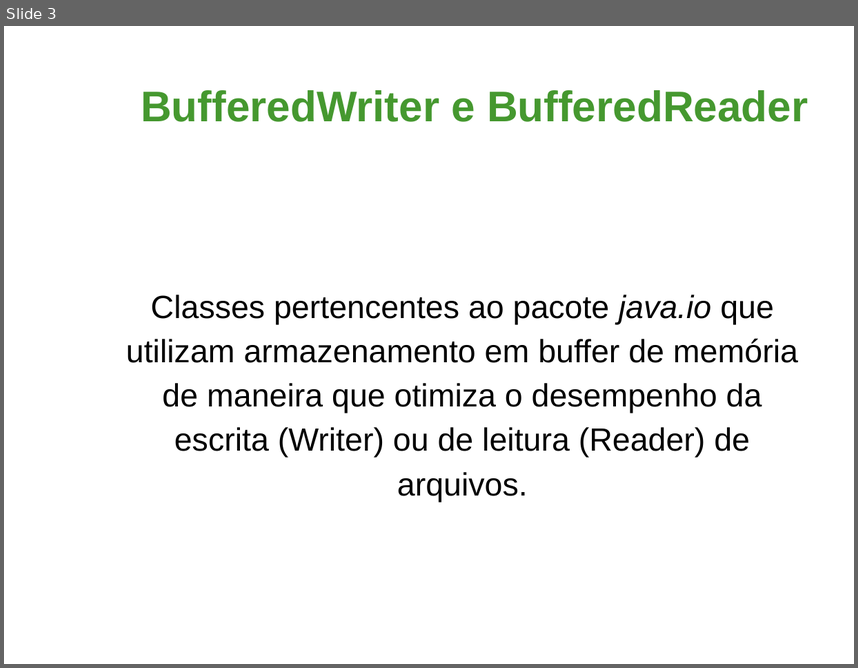
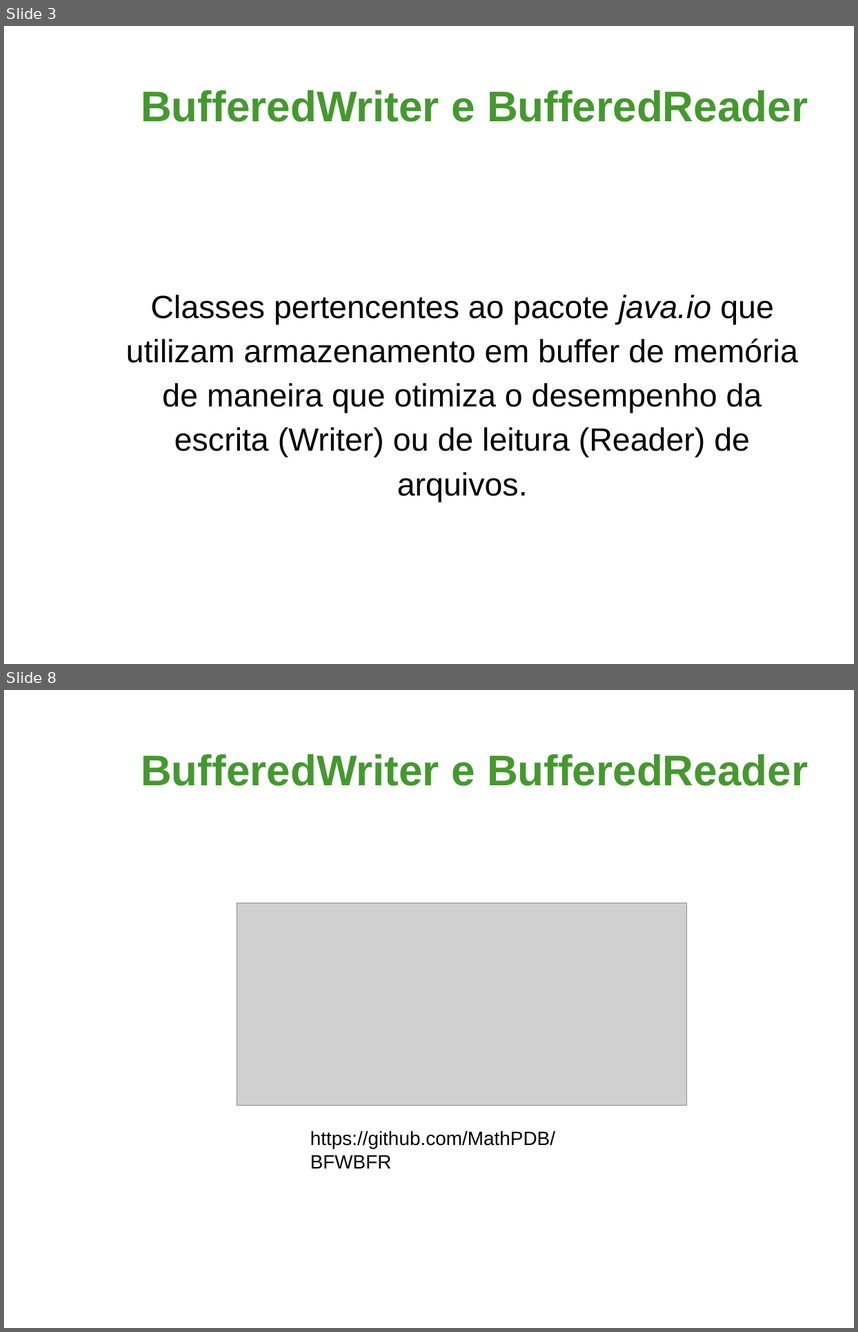
Before and after one commit to MathPDB/BFWBFR, a slide deck: BFR_BFW.pptx. Shown one above the other, each under a label of ours: slide 3 before the commit, slides 3 and 8 after it; the slides between them are not shown. The pictures are 858x668 and 858x1332 pixels, drawn with LibreOffice and Linux fonts; fonts in the diff are those of the drawing; grey boxes stand for pictures; background and template pictures are left out. Boxes give left, top, right and bottom in pixels: in the first picture for what was removed or moved away, otherwise in the second. Text is boxed around its words. In the diff, an @@ line names an element or a change of style, - is before the commit and + after.

```diff
--- a/BFR_BFW.pptx
+++ b/BFR_BFW.pptx
@@ slide 8 added at (x1=4, y1=690, x2=854, y2=1328), background picture (left out) @@
@@ text added at (x1=141, y1=754, x2=808, y2=786), 40 pt, text #45982F, bold @@
+BufferedWriter e BufferedReader
@@ picture added at (x1=237, y1=903, x2=686, y2=1105) @@
@@ text added at (x1=310, y1=1130, x2=555, y2=1168), 18 pt, text #000000 @@
+https://github.com/MathPDB/BFWBFR
```
Also in this commit, not shown: 3 slides changed, 2 other slides added.
